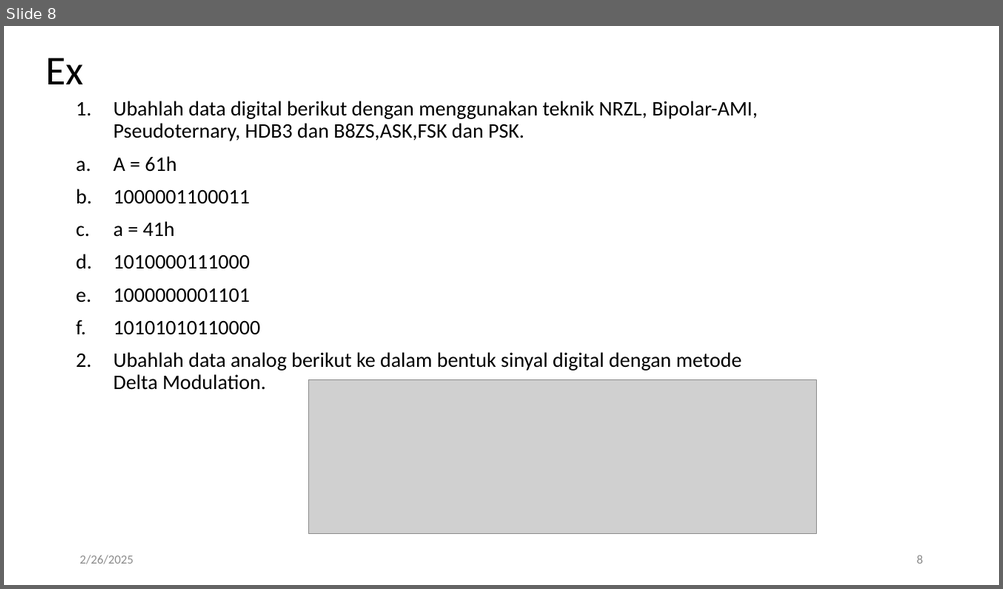
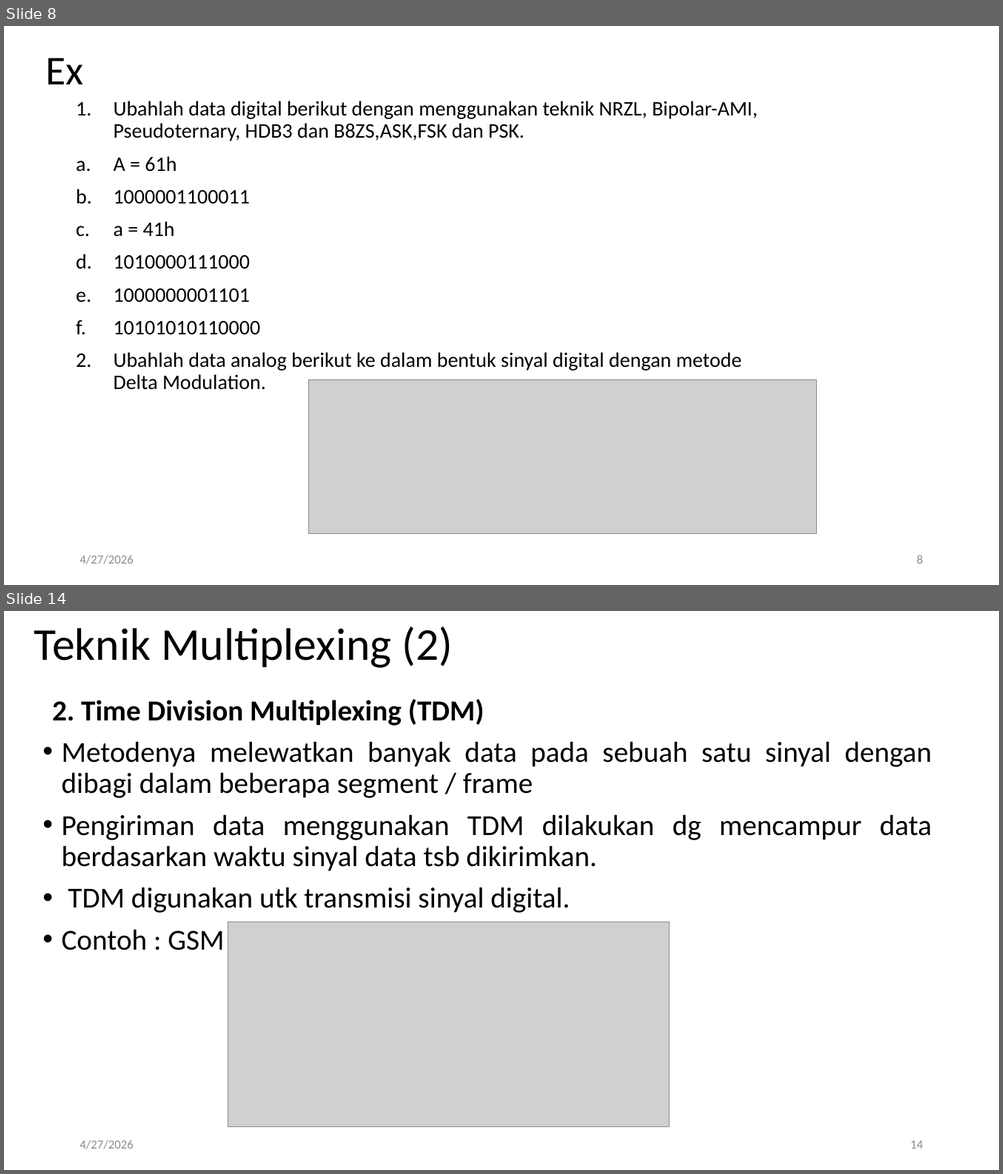
Before and after one commit to amelcharolinesgn2/DataNetCommunication, a slide deck: 6_5Network Communication_Multiplexing.pptx. Shown one above the other, each under a label of ours: slide 8 before the commit, slides 8 and 14 after it; the slides between them are not shown. The pictures are 1003x589 and 1003x1174 pixels, drawn with LibreOffice and Linux fonts; fonts in the diff are those of the drawing; grey boxes stand for pictures. Boxes give left, top, right and bottom in pixels: in the first picture for what was removed or moved away, otherwise in the second. Text is boxed around its words. In the diff, an @@ line names an element or a change of style, - is before the commit and + after.

```diff
--- a/6_5Network Communication_Multiplexing.pptx
+++ b/6_5Network Communication_Multiplexing.pptx
@@ slide 14 added at (4, 611, 999, 1170), background #FFFFFF @@
@@ title added at (34, 627, 453, 668), 44 pt, text #000000 @@
+Teknik Multiplexing (2)
@@ text added at (52, 699, 932, 951), 28 pt, text #000000 @@
+2. Time Division Multiplexing (TDM)
+• Metodenya melewatkan banyak data pada sebuah satu sinyal dengan dibagi dalam beberapa segment / frame
+• Pengiriman data menggunakan TDM dilakukan dg mencampur data berdasarkan waktu sinyal data tsb dikirimkan.
+• TDM digunakan utk transmisi sinyal digital.
+• Contoh : GSM pada telepon
@@ picture added at (227, 923, 669, 1128) @@
@@ text added at (79, 1140, 133, 1150), 12 pt, text #8C8C8C @@
+4/27/2026
@@ page number added at (910, 1141, 922, 1149), 12 pt, text #8C8C8C @@
+14
@@ slide 8 changed as well @@
@@ text at (79, 555, 133, 565): text changed @@
-2/26/2025
+4/27/2026
```
Also in this commit, not shown: 6 other slides changed, 38 other slides added.
